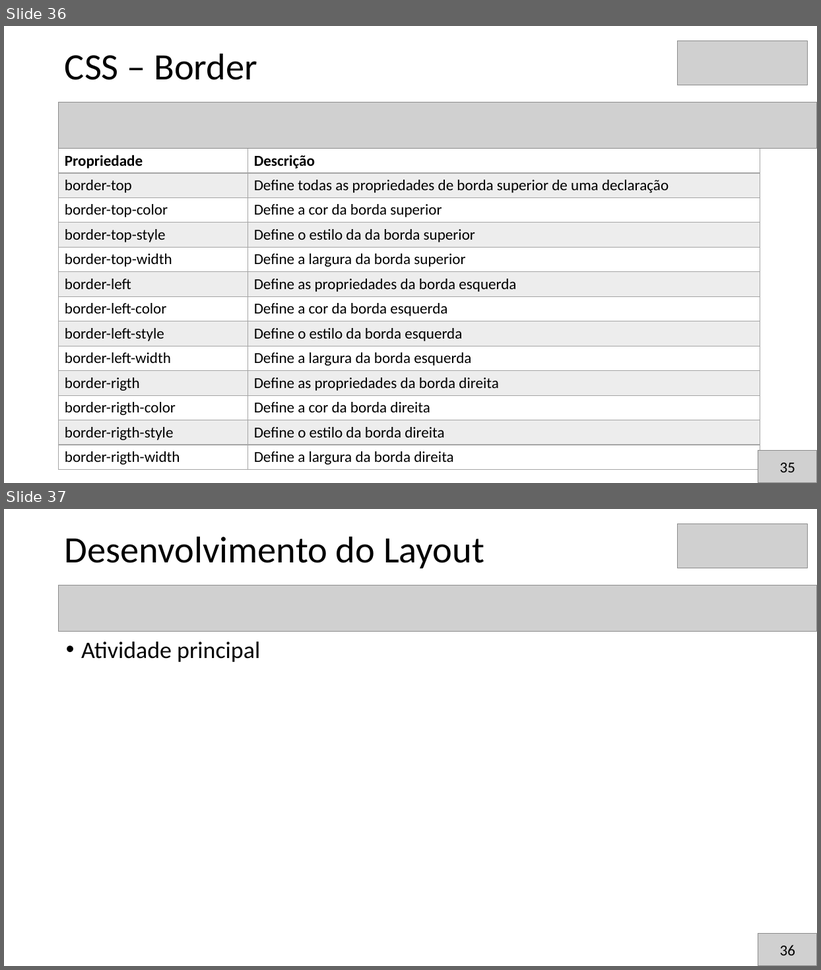
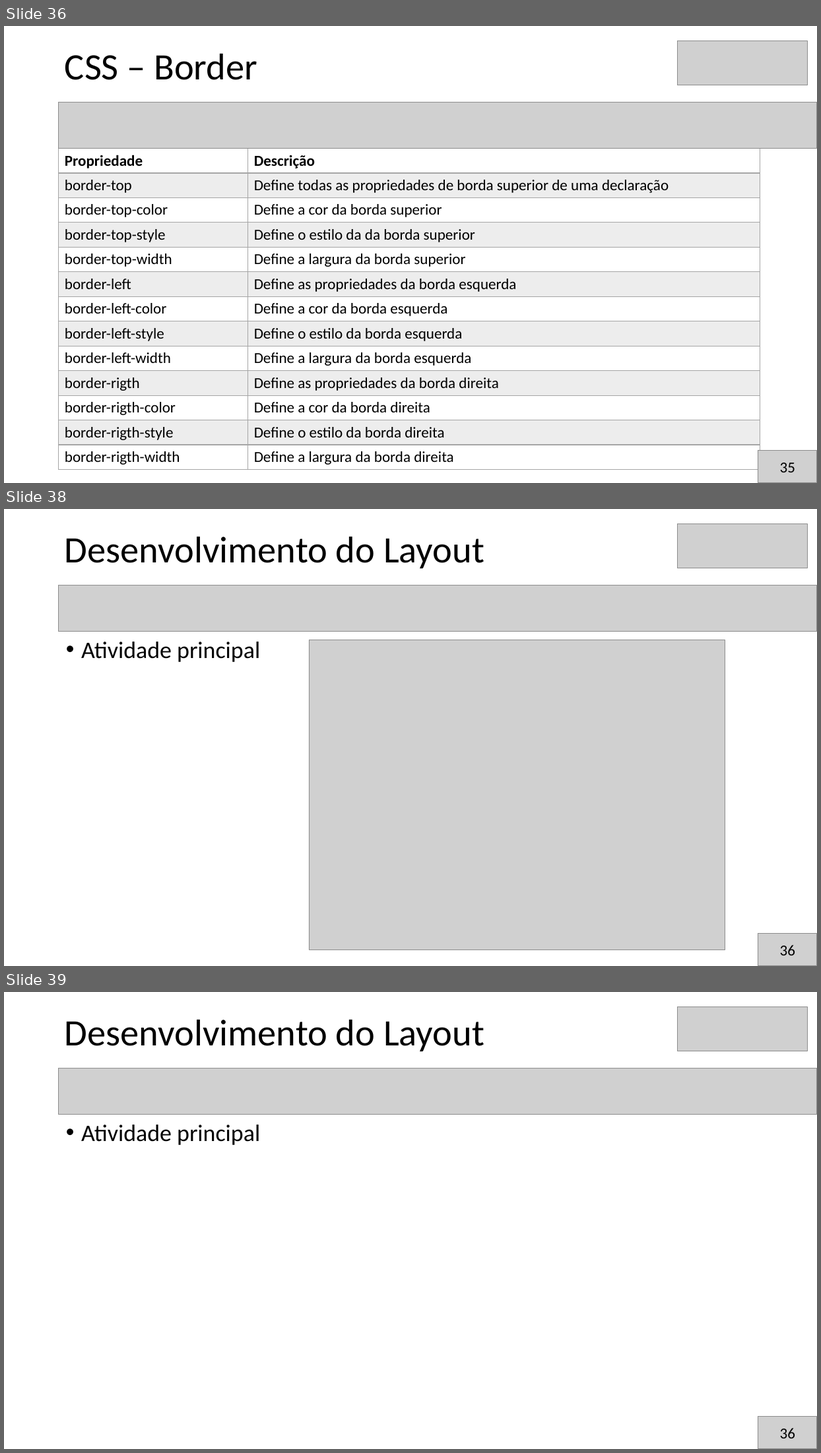
Before and after one commit to brunoslima/Secompp-Minicursos, a slide deck: Introdução ao Desenvolvimento de Front-End com HTMLCSSJS/Apresentacao/apresentacao1.pptx. Shown one above the other, each under a label of ours: slides 36 and 37 before the commit, slides 36, 38 and 39 after it; the slides between them are not shown. The pictures are 821x970 and 821x1453 pixels, drawn with LibreOffice and Linux fonts; fonts in the diff are those of the drawing; grey boxes stand for pictures; background and template pictures are left out. Boxes give left, top, right and bottom in pixels: in the first picture for what was removed or moved away, otherwise in the second. Text is boxed around its words. In the diff, an @@ line names an element or a change of style, - is before the commit and + after.

```diff
--- a/Introdução ao Desenvolvimento de Front-End com HTMLCSSJS/Apresentacao/apresentacao1.pptx
+++ b/Introdução ao Desenvolvimento de Front-End com HTMLCSSJS/Apresentacao/apresentacao1.pptx
@@ slide 38 added at <box>4,509,817,966</box>, background #FFFFFF @@
@@ picture added at <box>677,524,808,568</box> @@
@@ title added at <box>65,536,484,568</box>, 44 pt, text #000000 @@
+Desenvolvimento do Layout
@@ picture added at <box>59,586,817,632</box> @@
@@ text added at <box>81,642,260,662</box>, 28 pt, text #000000 @@
+• Atividade principal
@@ picture added at <box>309,640,725,950</box> @@
@@ picture added at <box>758,934,817,966</box> @@
@@ text added at <box>780,945,795,956</box>, 18 pt, text #000000 @@
+36
@@ what was slide 37 is now slide 39 @@
```
Also in this commit, not shown: 6 slides changed, 2 other slides added, 6 other files.
